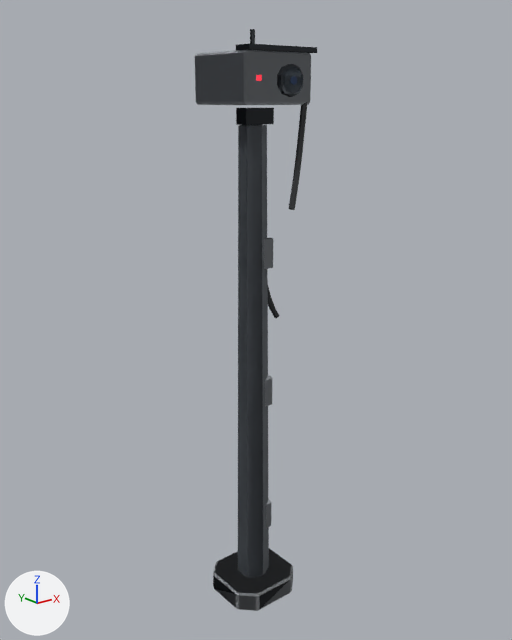
An edit to the glTF model assets/destructibles/civitas/cvt_cmp_sensor_mast_a.glb, drawn before and after from the same camera.
Before and after are seen from a 50 mm camera at (-1.157, -1.46, 0.645) aimed at (0.013, 0.003, 0.06). Arrows for +X, +Y and +Z are at lower left; the lights stay in place. The picture after the commit comes second. Where no turn or scale is listed for an object, it has been applied to the vertices. Vertices at exactly the same position are counted once.

In view in the first picture: 'mesh_heavy', 'mesh_intact', 'mesh_light'.
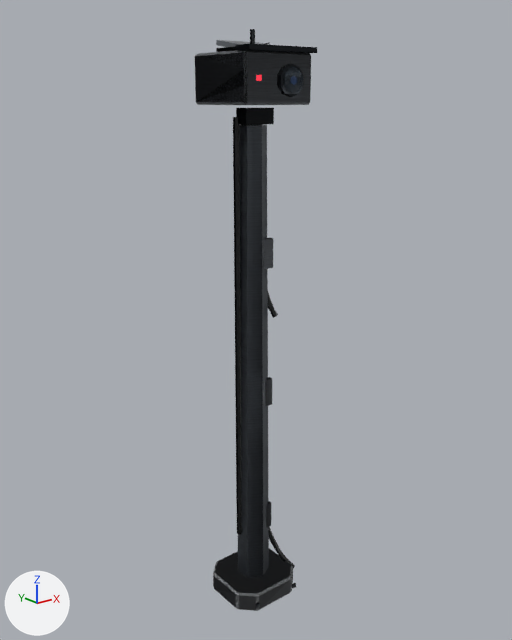
What differs and where, as boxes (x1, y1, x2, y2) in the pictures (512 x 640 px; the box of a moved part takes in the faces that stretch with it):
'mesh_intact', surface changed: (213, 75, 293, 611) in both
'mesh_light', reshaped: before (213, 35, 290, 609); after (195, 29, 317, 609)
'mesh_heavy', surface changed, reshaped: before (195, 29, 311, 609); after (196, 29, 303, 609)
part 1 of me_mesh_heavy, added: after (233, 117, 242, 534)
part 2 of me_mesh_heavy, added (mostly hidden): after (216, 47, 236, 52)
part 3 of me_mesh_heavy, moved or reshaped: before (266, 52, 311, 379); after (265, 42, 278, 318)
part 4 of me_mesh_heavy, built on (mostly hidden before): before (266, 500, 271, 505); after (269, 527, 295, 569)
part 5 of me_mesh_heavy, recoloured: (214, 576, 289, 609) in both
part 6 of me_mesh_heavy, recoloured: before (195, 50, 306, 105); after (196, 50, 247, 105)
part 7 of me_mesh_heavy, recoloured: (236, 108, 274, 125) in both
part 8 of me_mesh_intact, surface changed: (213, 548, 293, 611) in both
part 9 of me_mesh_light, added (mostly hidden): after (216, 40, 270, 48)
part 10 of me_mesh_light, reshaped: after (238, 367, 269, 578)

What changed in the scene script:
```text
Change mat_mat_lightweight_alloy_cvt:
    remove # nodes: BsdfPrincipled, OutputMaterial
    remove # colours: dark grey #5d636a
    nodes: BsdfPrincipled, Math, Mix x2, NormalMap, OutputMaterial, SeparateColor, TexImage x3, VertexColor
    colours: grey #909499, mixed with the vertex colours
    uses the picture img_shr_mat_brushed_steel_a_albedo
    uses the picture img_shr_mat_brushed_steel_a_normal
    uses the picture img_shr_mat_brushed_steel_a_orm
Change mat_trim_trim_cvt:
    remove # nodes: BsdfPrincipled, OutputMaterial
    remove # colours: light grey #b8bdc3
    nodes: BsdfPrincipled, Math, Mix x2, NormalMap, OutputMaterial, SeparateColor, TexImage x3, VertexColor
    colours: white #fffffd, mixed with the vertex colours
    uses the picture img_shr_mat_brushed_steel_a_albedo
    uses the picture img_shr_mat_brushed_steel_a_normal
    uses the picture img_shr_mat_brushed_steel_a_orm
Change mat_mat_lightweight_alloy_cvt_concrete:
    remove # nodes: BsdfPrincipled, OutputMaterial
    remove # colours: grey #9a9ea2
    nodes: BsdfPrincipled, Math, Mix x2, NormalMap, OutputMaterial, SeparateColor, TexImage x3, VertexColor
    colours: grey #a6a8aa, mixed with the vertex colours
    uses the picture img_shr_mat_frosted_polymer_a_albedo
    uses the picture img_shr_mat_frosted_polymer_a_normal
    uses the picture img_shr_mat_frosted_polymer_a_orm
Add mat_trim_edge_cvt:
    mat_trim_edge_cvt = bpy.data.materials.new('trim_edge_cvt')
    # colours: white #fffcf7, mixed with the vertex colours
    # uses the picture img_shr_mat_brushed_steel_a_albedo
    # uses the picture img_shr_mat_brushed_steel_a_normal
    # uses the picture img_shr_mat_brushed_steel_a_orm
Add mat_mat_lightweight_alloy_cvt_panel:
    mat_mat_lightweight_alloy_cvt_panel = bpy.data.materials.new('mat_lightweight_alloy_cvt_panel')
    # colours: grey #8e9398, mixed with the vertex colours
    # uses the picture img_shr_mat_frosted_polymer_a_albedo
    # uses the picture img_shr_mat_frosted_polymer_a_normal
    # uses the picture img_shr_mat_frosted_polymer_a_orm
Change me_mesh_heavy:
    remove me_mesh_heavy.from_pydata(...)  # 372 vertices, 688 faces; spans x -0.11..0.11, y -0.14..0.1, z -0.8..0.8
    add me_mesh_heavy.from_pydata(...)  # 408 vertices, 744 faces; spans x -0.11..0.13, y -0.13..0.1, z -0.8..0.8
    me_mesh_heavy part 1: a new loose piece, a 6-sided cylinder along z spanning x -0.051..-0.037, y 0.003..0.019, z -0.599..0.599, in mat_trim_cable_cvt
    me_mesh_heavy part 2: a new loose piece of 20 vertices spanning x -0.07..0.07, y -0.06..0.06, z 0.75..0.76, in mat_trim_burnt_cvt
    me_mesh_heavy part 3: 56 vertices moved from x -0.1..0.1, y -0.1..0.02, z -0.18..0.75 to x -0.1..0.1, y -0.1..0.02, z -0.19..0.75; 98 vertices removed from x -0.03..0.1, y -0.14..0.01, z 0.06..0.75; 52 vertices added at x -0.05..0.1, y -0.09..0.03, z 0.06..0.78
    me_mesh_heavy part 4: 18 vertices removed from x 0.01..0.04, y -0.03..0.02, z -0.58..-0.5; 52 vertices added at x 0.02..0.13, y -0.05..0.0, z -0.77..-0.55
    me_mesh_heavy part 5: 92 faces spanning x -0.11..0.11, y -0.1..0.1, z -0.8..-0.74 switch from mat_trim_burnt_cvt (dark grey #3d4146) to mat_mat_lightweight_alloy_cvt_concrete
    me_mesh_heavy part 6: 78 faces spanning x -0.1..0.1, y -0.1..0.1, z 0.63..0.75 switch from mat_trim_trim_cvt (light grey #b8bdc3) to mat_trim_burnt_cvt
    me_mesh_heavy part 7: 12 faces spanning x -0.04..0.04, y -0.03..0.01, z 0.58..0.62 switch from mat_trim_dark_cvt (dark grey #454a50) to mat_trim_burnt_cvt
    other edits to the shape of me_mesh_heavy do not show in these pictures
Change me_mesh_intact:
    remove me_mesh_intact.from_pydata(...)  # 196 vertices, 340 faces; spans x -0.11..0.11, y -0.13..0.1, z -0.8..0.8
    add me_mesh_intact.from_pydata(...)  # 256 vertices, 432 faces; spans x -0.11..0.11, y -0.13..0.1, z -0.8..0.8
    me_mesh_intact part 8: 92 kept faces spanning x -0.11..0.11, y -0.1..0.1, z -0.8..-0.74 get new texture (UV) coordinates
    edits to the shape of me_mesh_intact do not show in these pictures
    add me_mesh_intact.materials.append(mat_trim_cable_cvt)
    add me_mesh_intact.materials.append(mat_mat_lightweight_alloy_cvt_panel)
Change me_mesh_light:
    remove me_mesh_light.from_pydata(...)  # 196 vertices, 340 faces; spans x -0.11..0.11, y -0.13..0.1, z -0.8..0.8
    add me_mesh_light.from_pydata(...)  # 274 vertices, 468 faces; spans x -0.11..0.11, y -0.13..0.1, z -0.8..0.8
    me_mesh_light part 9: a new loose piece of 20 vertices spanning x -0.07..0.07, y -0.06..0.06, z 0.75..0.78
    me_mesh_light part 10: 1 vertex removed from x -0.03, y -0.02, z 0.58; 7 vertices added at x -0.04..0.04, y -0.04..0.04, z -0.08..0.57
    other edits to the shape of me_mesh_light do not show in these pictures
    add me_mesh_light.materials.append(mat_emit_blue_cvt)
    add me_mesh_light.materials.append(mat_trim_cable_cvt)
    add me_mesh_light.materials.append(mat_mat_lightweight_alloy_cvt_panel)
    add me_mesh_light.materials.append(mat_trim_edge_cvt)
```
